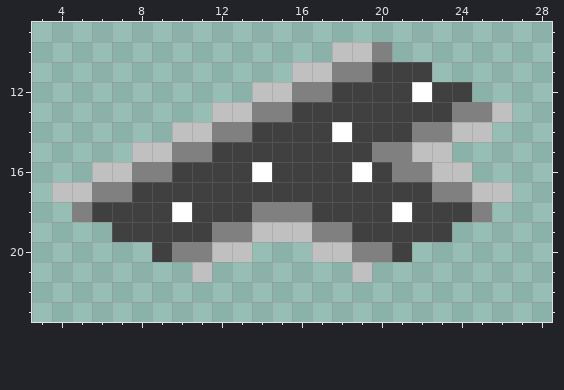
Two versions of one pixel-art sprite, assets/graphics/road_tiles/road_9.png. Above, as it was before the edit.
The file is 128x128 pixels, drawn in blocks of 4x4; one block is one cell here. Shown: x 3..28, y 9..23.
Now the later version:
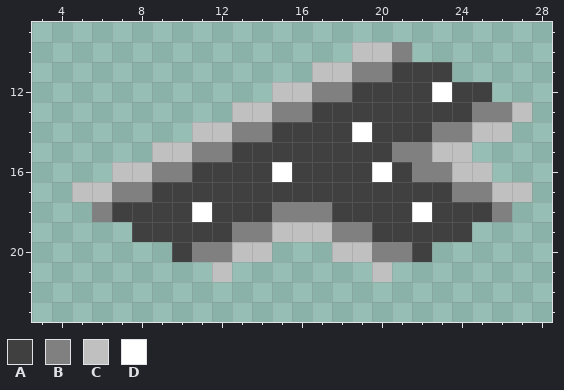
Palette (. is transparent): A #404040  B #808080  C #c0c0c0  D #ffffff
The commit says: Buildings can only be built on roads
The edit:
y 10: x 18 C -> .; x 20..21 B. -> CB
y 11: x 16 C -> .; x 18 B -> C; x 20 A -> B; x 23 . -> A
y 12: x 14 C -> .; x 16 B -> C; x 18 A -> B; x 22..23 DA -> AD; x 25 . -> A
y 13: x 12 C -> .; x 14 B -> C; x 16 A -> B; x 24 B -> A; x 26..27 C. -> BC
y 14: x 10 C -> .; x 12 B -> C; x 14 A -> B; x 18..19 DA -> AD; x 22 B -> A; x 24 C -> B; x 26 . -> C
y 15: x 8 C -> .; x 10 B -> C; x 12 A -> B; x 20 B -> A; x 22 C -> B; x 24 . -> C
y 16: x 6 C -> .; x 8 B -> C; x 10 A -> B; x 14..15 DA -> AD; x 19..21 DAB -> ADA; x 23 C -> B; x 25 . -> C
y 17: x 4 C -> .; x 6 B -> C; x 8 A -> B; x 23 B -> A; x 25 C -> B; x 27 . -> C
y 18: x 5..6 BA -> .B; x 10..11 DA -> AD; x 14 B -> A; x 17 A -> B; x 21..22 DA -> AD; x 25..26 B. -> AB
y 19: x 7 A -> .; x 12 B -> A; x 14 C -> B; x 17 B -> C; x 19 A -> B; x 24 . -> A
y 20: x 9..10 AB -> .A; x 12 C -> B; x 14 . -> C; x 17 C -> .; x 19 B -> C; x 21..22 A. -> BA
y 21: x 11..12 C. -> .C; x 19..20 C. -> .C
Pixel boxes of the changes (left, top, right, bottom) in both pictures:
changed: (52, 42, 532, 282)
